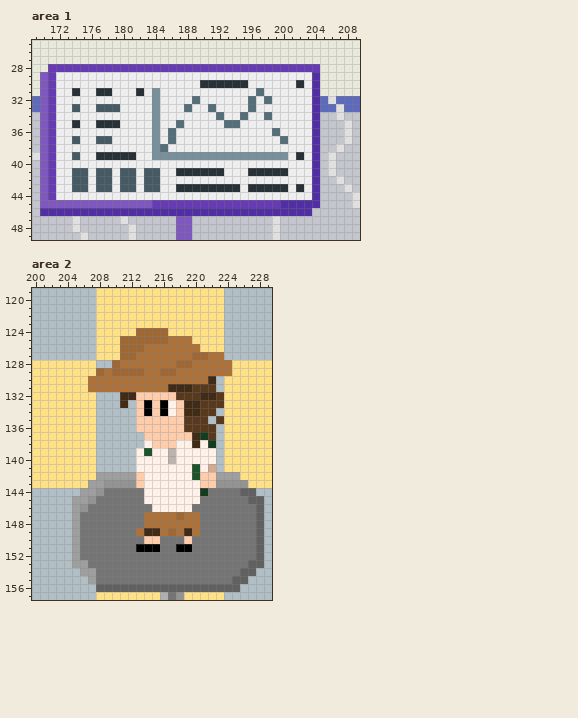
One commit to this pixel-art file: frontend/public/assets/images/backgrounds/laboratory.ase. Above: the version before the commit.
300x200 pixels, 1 frame. Colours within 5 levels of each other are drawn and written as one. Shown: area 1: x 169..209, y 25..49; area 2: x 200..229, y 119..157.
The result:
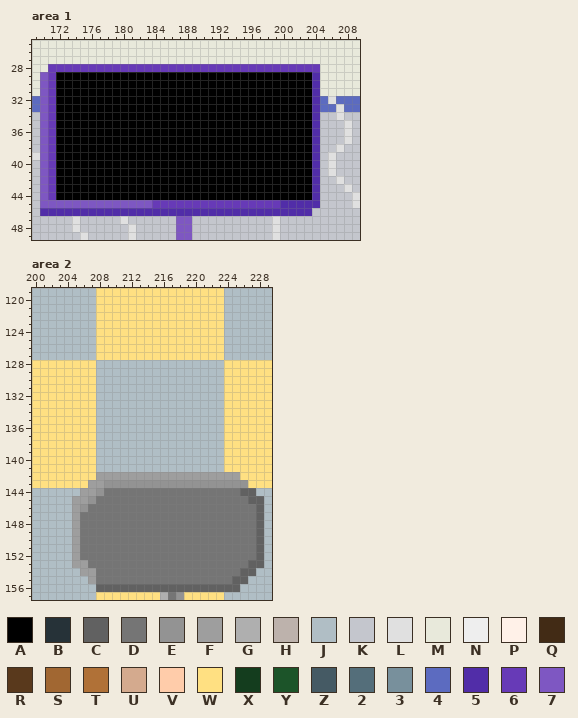
Palette (. is transparent): A #000000  B #263238  C #616161  D #757575  E #939393  F #9e9e9e  G #afafaf  H #bdb2ac  J #b0bec5  K #c4c6cd  L #e0e0e0  M #e8e9db  N #eeeeee  P #fff1e8  Q #422b15  R #59391c  S #a16732  T #b07137  U #d4aa8e  V #ffccaa  W #ffe082  X #143d1e  Y #1c5429  Z #455a64  2 #546e7a  3 #78909c  4 #5c6bc0  5 #512da8  6 #673ab7  7 #7e57c2
The exact change:
layer "Layer 2" removed
Area 1, layer "pc":
y 29: x 172..203 NNNNNNNNNNNNNNNNNNNNNNNNNNNNNNNN -> AAAAAAAAAAAAAAAAAAAAAAAAAAAAAAAA
y 30: x 172..203 NNNNNNNNNNNNNNNNNNBBBBBBNNNNNNBN -> AAAAAAAAAAAAAAAAAAAAAAAAAAAAAAAA
y 31: x 172..203 NNBNNBBNNNBN3NNNNNNNNNNNN2NNNNNN -> AAAAAAAAAAAAAAAAAAAAAAAAAAAAAAAA
y 32: x 172..203 NNNNNNNNNNNN3NNNN2NNNNNN2N2NNNNN -> AAAAAAAAAAAAAAAAAAAAAAAAAAAAAAAA
y 33: x 172..203 NNZNNZZZNNNN3NNN2NN2NNNN2NNNNNNN -> AAAAAAAAAAAAAAAAAAAAAAAAAAAAAAAA
y 34: x 172..203 NNNNNNNNNNNN3NNNNNNN2NN2NN2NNNNN -> AAAAAAAAAAAAAAAAAAAAAAAAAAAAAAAA
y 35: x 172..203 NNBNNBBBNNNN3NN2NNNNN22NNNNNNNNN -> AAAAAAAAAAAAAAAAAAAAAAAAAAAAAAAA
y 36: x 172..203 NNNNNNNNNNNN3N2NNNNNNNNNNNN2NNNN -> AAAAAAAAAAAAAAAAAAAAAAAAAAAAAAAA
y 37: x 172..203 NNZNNZZNNNNN3N2NNNNNNNNNNNNN2NNN -> AAAAAAAAAAAAAAAAAAAAAAAAAAAAAAAA
y 38: x 172..203 NNNNNNNNNNNN32NNNNNNNNNNNNNNNNNN -> AAAAAAAAAAAAAAAAAAAAAAAAAAAAAAAA
y 39: x 172..203 NNZNNBBBBBNN33333333333333333NBN -> AAAAAAAAAAAAAAAAAAAAAAAAAAAAAAAA
y 40: x 172..203 NNNNNNNNNNNNNNNNNNNNNNNNNNNNNNNN -> AAAAAAAAAAAAAAAAAAAAAAAAAAAAAAAA
y 41: x 172..203 NNZZNZZNZZNZZNNBBBBBBNNNBBBBBNNN -> AAAAAAAAAAAAAAAAAAAAAAAAAAAAAAAA
y 42: x 172..203 NNZZNZZNZZNZZNNNNNNNNNNNNNNNNNNN -> AAAAAAAAAAAAAAAAAAAAAAAAAAAAAAAA
y 43: x 172..203 NNZZNZZNZZNZZNNBBBBBBBBNBBBBBNBN -> AAAAAAAAAAAAAAAAAAAAAAAAAAAAAAAA
y 44: x 172..203 NNNNNNNNNNNNNNNNNNNNNNNNNNNNNNNN -> AAAAAAAAAAAAAAAAAAAAAAAAAAAAAAAA
Area 2:
y 124: x 213..216 SSSS -> WWWW
y 125: x 211..219 SSSSSSTTT -> WWWWWWWWW
y 126: x 211..220 SSSTTTTTTT -> WWWWWWWWWW
y 127: x 211..223 SSTTTTTTTSSTT -> WWWWWWWWWWWWW
y 128: x 210..224 STTTTTTTSSTTTTT -> JJJJJJJJJJJJJJW
y 129: x 208..224 STSSSSTTSSTTTTTTT -> JJJJJJJJJJJJJJJJW
y 130: x 207..222 TTTTTTTTTTTTTTTQ -> WJJJJJJJJJJJJJJJ
y 131: x 207..222 TTTTTTTTTTQQQRRR -> WJJJJJJJJJJJJJJJ
y 132: x 211..223 QQVVVVVRRRQQR -> JJJJJJJJJJJJJ
y 133: x 211 Q -> J; x 213..223 VAVAPVQQRRR -> JJJJJJJJJJJ
y 134: x 213..222 VAVAPVQQRR -> JJJJJJJJJJ
y 135: x 213..221 VVVVVVRRR -> JJJJJJJJJ; x 223 R -> J
y 136: x 213..222 VVVVVVRRRR -> JJJJJJJJJJ
y 137: x 214..222 VVVVVVQXR -> JJJJJJJJJ
y 138: x 214..222 PVVVPPQPX -> JJJJJJJJJ
y 139: x 213..222 PYPPHPPPPP -> JJJJJJJJJJ
y 140: x 213..222 PPPPHPPPPP -> JJJJJJJJJJ
y 141: x 213..222 PPPPPPPYPU -> JJJJJJJJJJ
y 142: x 213..222 VPPPPPPYVV -> FFFFFFFFFF
y 143: x 213..222 VPPPPPPPVV -> EEEEEEEEEE
y 144: x 214..221 PPPPPPPX -> DDDDDDDD
y 145: x 214..220 PPPPPPP -> DDDDDDD
y 146: x 215..219 PPPPP -> DDDDD
y 147: x 214..220 TTTTSTT -> DDDDDDD
y 148: x 214..220 TTTTTTT -> DDDDDDD
y 149: x 213..220 TQQTSTQT -> DDDDDDDD
y 150: x 214..215 VV -> DD; x 219 V -> D
y 151: x 213..215 AAA -> DDD; x 218..219 AA -> DD
Changed places in both pictures, as pixel boxes (x1, y1, x2, y2):
changed: (56, 72, 312, 200)
changed: (88, 328, 232, 552)
